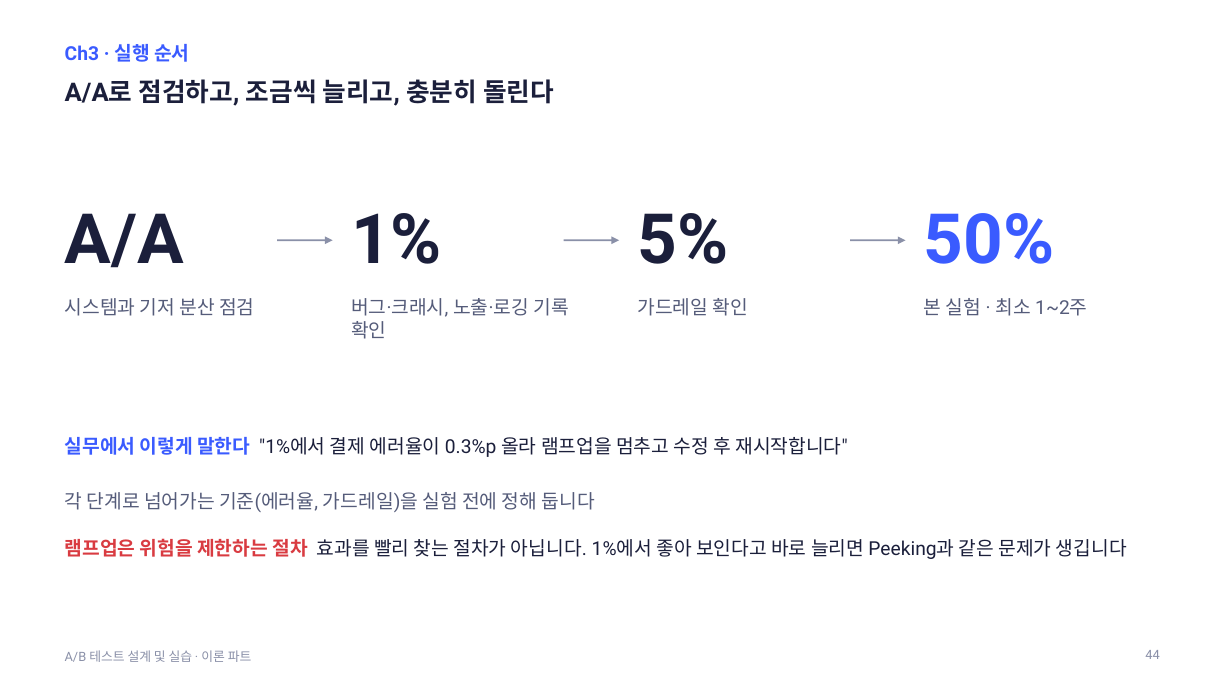
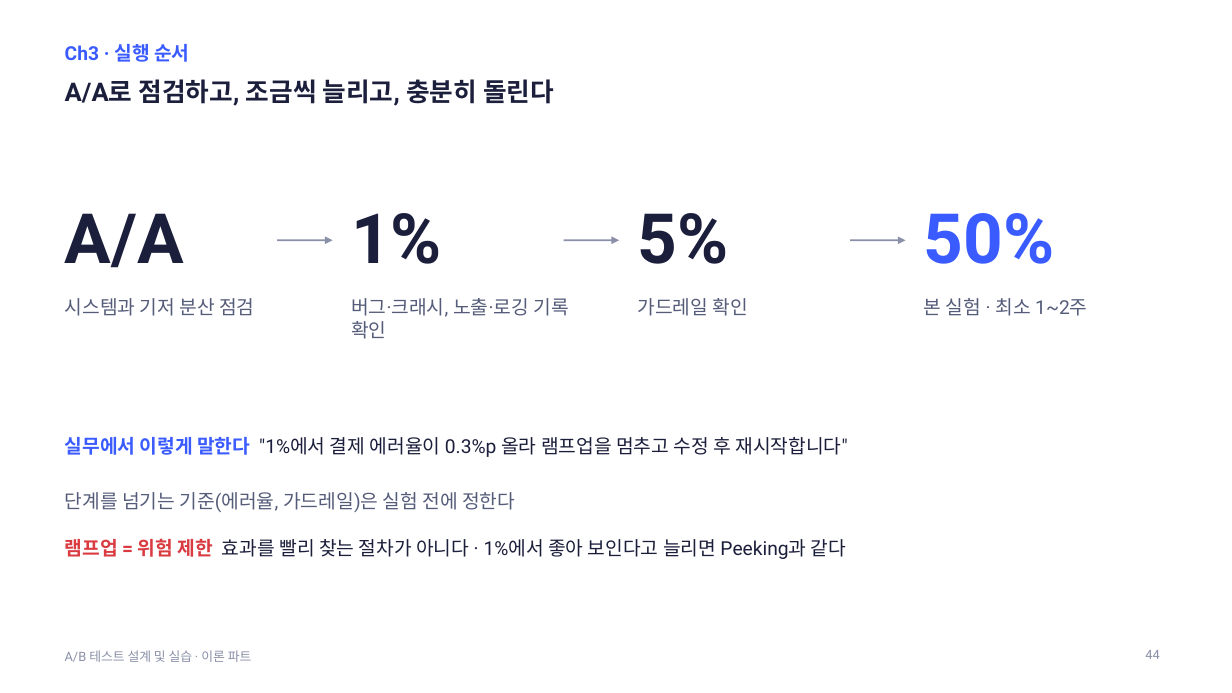
Before and after one commit to kkamret/quickmart-lab-rats, a slide deck: slide 44 of docs/lecture/ab-testing-theory.pptx. Drawn at 1232x693 pixels with LibreOffice and Linux fonts; fonts in the diff are those of the drawing. Boxes give left, top, right and bottom in pixels: in the first picture for what was removed or moved away, otherwise in the second. Text is boxed around its words. In the diff, an @@ line names an element or a change of style, - is before the commit and + after.

```diff
--- a/docs/lecture/ab-testing-theory.pptx
+++ b/docs/lecture/ab-testing-theory.pptx
@@ text at (65,492,515,512): text changed @@
-각 단계로 넘어가는 기준(에러율, 가드레일)을 실험 전에 정해 둡니다
+단계를 넘기는 기준(에러율, 가드레일)은 실험 전에 정한다
@@ text at (65,538,846,559): text changed @@
-램프업은 위험을 제한하는 절차 효과를 빨리 찾는 절차가 아닙니다. 1%에서 좋아 보인다고 바로 늘리면 Peeking과 같은 문제가 생깁니다
+램프업 = 위험 제한 효과를 빨리 찾는 절차가 아니다 · 1%에서 좋아 보인다고 늘리면 Peeking과 같다
```
Also in this commit, not shown: 44 other slides changed, 1 slide added, 1 slide removed, 2 other files.
